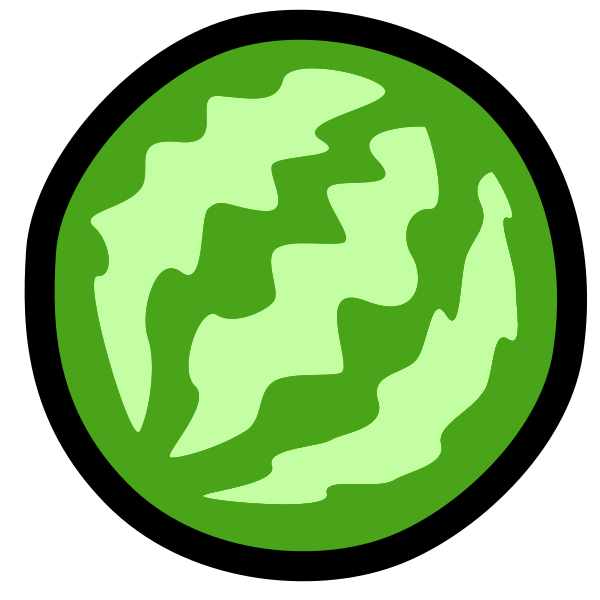
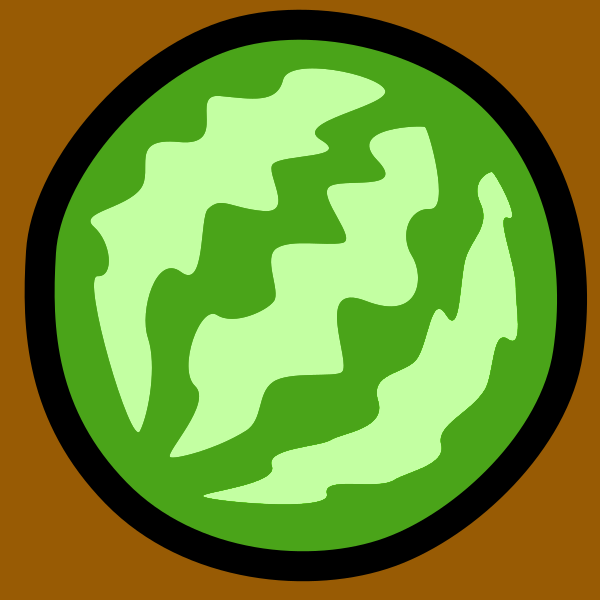
Layers edited between the first and the second 600×600 image:
hid "bg" over (x1=0, y1=0, x2=600, y2=600)
added layer "bg2" above "Background" over (x1=0, y1=0, x2=600, y2=600)
